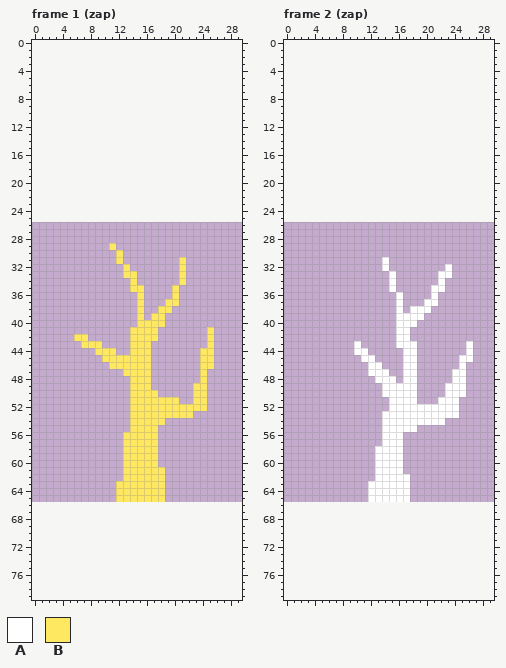
A pixel-art file gets an edit: assets/sprites/groundShock.ase. The picture above was drawn from the file before the commit.
30x40 pixels, 6 frames. Shown: frame 1 (zap), frame 2 (zap). The old version is drawn lined up with the new one, on the new canvas. The commit also changed other frames, which this record leaves out.
Palette (. is transparent): A #ffffff  B #fee761
Pixels before, frame 1 (zap), first column x 6:
29 .....B..............
30 ......B.............
31 ......B........B....
32 .......B.......B....
33 .......BB......B....
34 ........B......B....
35 ........BB....B.....
36 .........B....B.....
37 .........B...BB.....
38 .........B..BB......
39 .........B.BB.......
40 .........BBBB.......
41 ........BBBB.......B
42 BB......BBBB.......B
43 .BBB....BBB........B
44 ...BBB..BBB.......BB
45 ....BBBBBBB.......BB
46 .....BBBBBB.......BB
47 .......BBBB.......B.
48 ........BBB.......B.
49 ........BBB......BB.
50 ........BBBB.....BB.
51 ........BBBBBBB..BB.
52 ........BBBBBBBBBBB.
53 ........BBBBBBBBB...
54 ........BBBBB.......
55 ........BBBB........
56 .......BBBBB........
57 .......BBBBB........
58 .......BBBBB........
59 .......BBBBB........
60 .......BBBBB........
61 .......BBBBBB.......
62 .......BBBBBB.......
63 ......BBBBBBB.......
64 ......BBBBBBB.......
65 ......BBBBBBB.......
Pixels before, frame 2 (zap), first column x 10:
31 ....A............
32 ....A........A...
33 .....A......AA...
34 .....A......A....
35 .....A.....AA....
36 ......A....A.....
37 ......A...AA.....
38 ......A.AAA......
39 ......AAAA.......
40 ......AAA........
41 ......AA.........
42 ......AA.........
43 A.....AAA.......A
44 AA.....AA.......A
45 .AA....AA......AA
46 ..AA...AA......A.
47 ..AAA..AA.....AA.
48 ...AAA.AA.....AA.
49 ....AAAAA....AAA.
50 ....AAAAA....AAA.
51 .....AAAA...AAA..
52 .....AAAAAAAAAA..
53 ....AAAAAAAAAAA..
54 ....AAAAAAAAA....
55 ....AAAAA........
56 ....AAA..........
57 ....AAA..........
58 ...AAAA..........
59 ...AAAA..........
60 ...AAAA..........
61 ...AAAA..........
62 ...AAAAA.........
63 ..AAAAAA.........
64 ..AAAAAA.........
65 ..AAAAAA.........
And afterwards:
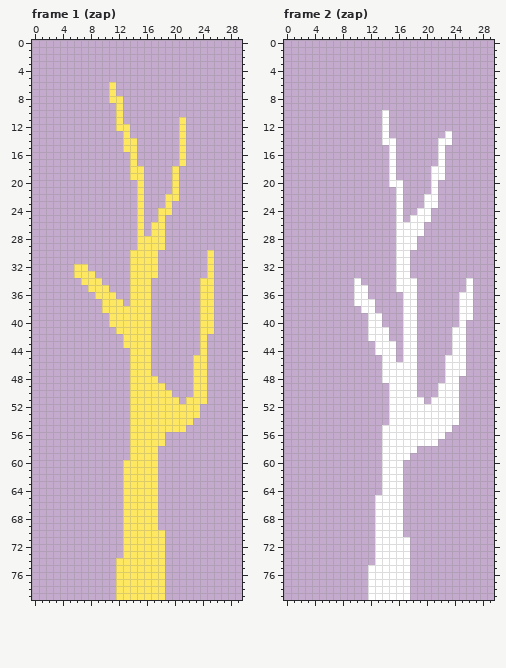
Changes in this commit:
canvas 30x40 -> 30x80, the old top-left corner now at 0,26
Changed rows in their new state; - is an unchanged pixel.
Frame 1 (zap):
first column x 6:
 6 -----B--------------
 7 -----B--------------
 8 -----BB-------------
 9 ------B-------------
10 ------B-------------
11 ------B--------B----
12 ------BB-------B----
13 -------B-------B----
14 -------BB------B----
15 -------BB------B----
16 --------B------B----
17 --------B------B----
18 --------BB----B-----
19 --------BB----B-----
20 ---------B----B-----
21 ---------B----B-----
22 ---------B---BB-----
23 ---------B---B------
24 ---------B--BB------
25 ---------B--B-------
26 ---------B-BB-------
27 ---------B-BB-------
28 ---------BBBB-------
29 -----.---BBBB-------
30 ------.-BBBB-------B
31 ------.-BBBB---.---B
32 BB-----.BBBB---.---B
33 BBB----.-BBB---.---B
34 -BBB-----BB----.--BB
35 --BBB-----B---.---BB
36 ---BBB--B-B---.---BB
37 ----BBB-B-B--..---BB
38 ----BBBBB-B-..----BB
39 -----BBBB-B..-----BB
40 -----BBBB--..-----BB
41 ------BB---.------B-
42 ..-----B---.------B.
43 -...---B----------B.
44 ---...-------------.
45 ----....---------B-.
46 -----...---------B-.
47 -------.---------B--
48 -----------B-----B--
49 -----------BB-------
50 ------------BB------
51 ----------------B---
52 ------------------.-
53 -----------------B--
54 -------------BBBB---
55 ------------BBBB----
56 -------.----B-------
57 -------.----B-------
58 -------.------------
59 -------.------------
61 ------------.-------
62 ------------.-------
63 ------.-----.-------
64 ------.-----.-------
65 ------.-----.-------
66 -------BBBBB--------
67 -------BBBBB--------
68 -------BBBBB--------
69 -------BBBBB--------
70 -------BBBBBB-------
71 -------BBBBBB-------
72 -------BBBBBB-------
73 -------BBBBBB-------
74 ------BBBBBBB-------
75 ------BBBBBBB-------
76 ------BBBBBBB-------
77 ------BBBBBBB-------
78 ------BBBBBBB-------
79 ------BBBBBBB-------
Frame 2 (zap):
first column x 10:
10 ----A------------
11 ----A------------
12 ----A------------
13 ----A--------A---
14 ----AA------AA---
15 -----A------A----
16 -----A------A----
17 -----A------A----
18 -----A-----AA----
19 -----A-----AA----
20 -----AA----A-----
21 ------A----A-----
22 ------A---AA-----
23 ------A---AA-----
24 ------A--AA------
25 ------A-AAA------
26 ------AAAA-------
27 ------AAAA-------
28 ------AAA--------
29 ------AAA--------
30 ------AA---------
31 ----.-AA---------
32 ----.-AA-----.---
33 -----.AA----..---
34 A----.AAA---.---A
35 AA---.AAA--..---A
36 AA----.AA--.---AA
37 AAA---.AA-..---AA
38 -AA---.A-..----AA
39 --AA--.--.-----AA
40 --AA--.--------A-
41 --AAA-.-A-----AA-
42 --AAA-.-A-----AA-
43 .--AAA.-------AA.
44 ..-AAA--------AA.
45 -..-AA-------AA-.
46 --..AAA------AA--
47 --..-AA------A---
48 ---.--A------A-.-
49 ----.-------A--.-
50 ----.-------A--.-
51 ---------A-A-----
53 ----.------------
54 ----.--------AA--
55 ---------AAAAA---
56 -------AAAAAA----
57 -------AAAAA-----
58 ---.---AA--------
59 ---.---A---------
60 ---.-------------
61 ---.-------------
62 ---.---.---------
63 --..---.---------
64 --..---.---------
65 --.----.---------
66 ---AAAA----------
67 ---AAAA----------
68 ---AAAA----------
69 ---AAAA----------
70 ---AAAA----------
71 ---AAAAA---------
72 ---AAAAA---------
73 ---AAAAA---------
74 ---AAAAA---------
75 --AAAAAA---------
76 --AAAAAA---------
77 --AAAAAA---------
78 --AAAAAA---------
79 --AAAAAA---------
Boxes around the changes in both pictures, in picture pixels (x1, y1, x2, y2):
changed: (74, 82, 214, 600)
changed: (354, 110, 473, 600)
